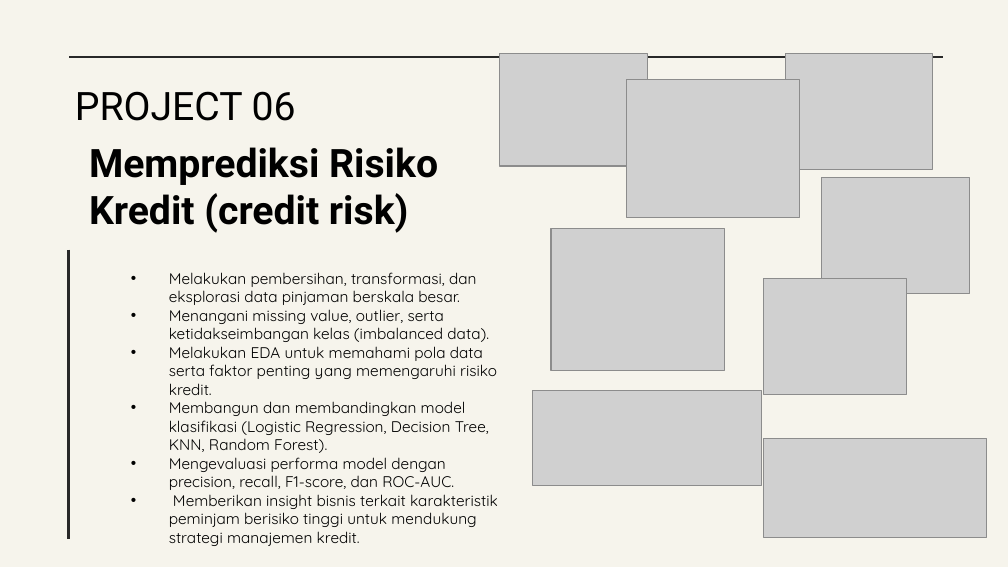
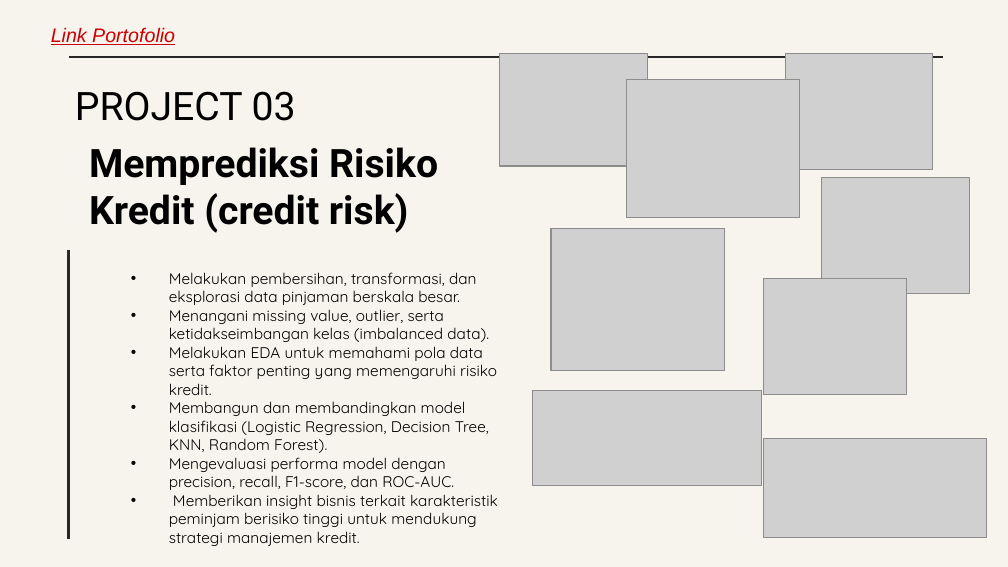
Before and after one commit to DisyaAriza/Project_magang, a slide deck: slide 7 of Portopolio Disya.pptx (slide 10 before the commit). Drawn at 1008x567 pixels with LibreOffice and Linux fonts; fonts in the diff are those of the drawing; grey boxes stand for pictures. Boxes give left, top, right and bottom in pixels: in the first picture for what was removed or moved away, otherwise in the second. Text is boxed around its words. In the diff, an @@ line names an element or a change of style, - is before the commit and + after.

```diff
--- a/Portopolio Disya.pptx
+++ b/Portopolio Disya.pptx
@@ text added at <box>51,27,175,45</box>, 14 pt, text #CC0000, italic, underline @@
+Link Portofolio
@@ title at <box>75,91,296,121</box>: text changed @@
-PROJECT 06
+PROJECT 03
```
Also in this commit, not shown: 9 other slides changed, 1 slide added, 2 slides removed, 1 other file.
